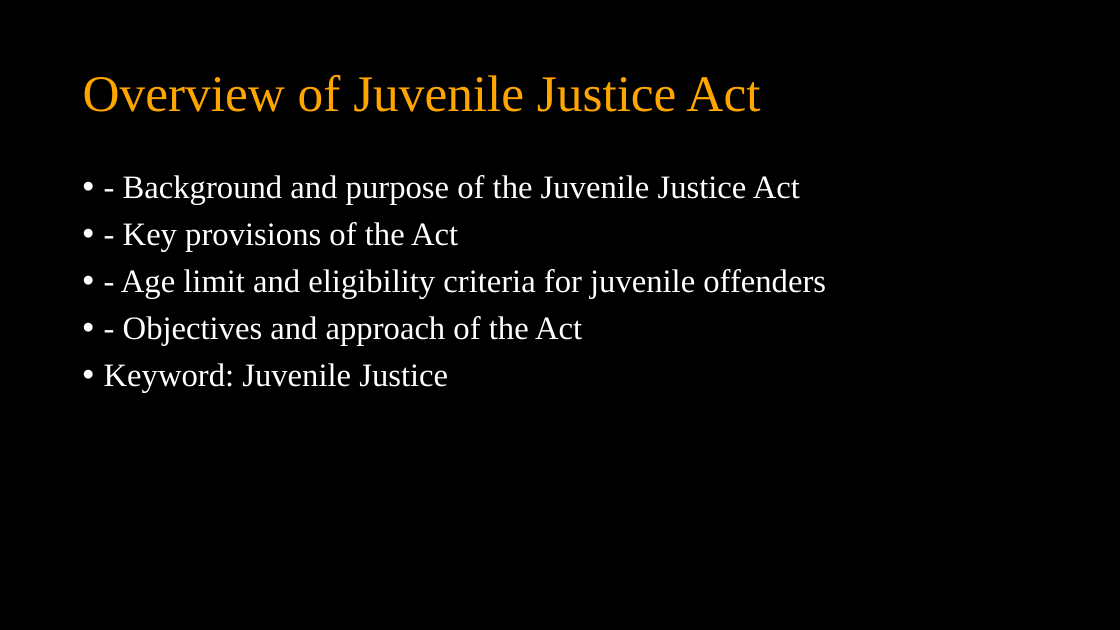
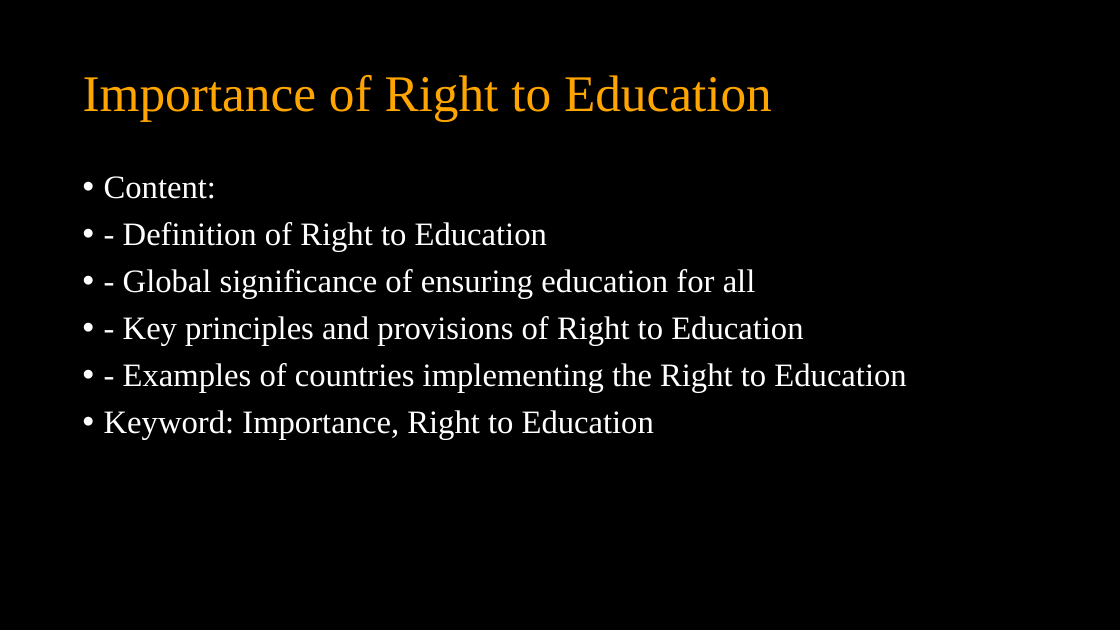
Before and after one commit to quirkycoder6/Rights-Rise2, a slide deck: slide 2 of PowerPoint_Generator/myapp/generated/generated_presentation.pptx. Drawn at 1120x630 pixels with LibreOffice and Linux fonts; fonts in the diff are those of the drawing. Boxes give left, top, right and bottom in pixels: in the first picture for what was removed or moved away, otherwise in the second. Text is boxed around its words. In the diff, an @@ line names an element or a change of style, - is before the commit and + after.

```diff
--- a/PowerPoint_Generator/myapp/generated/generated_presentation.pptx
+++ b/PowerPoint_Generator/myapp/generated/generated_presentation.pptx
@@ title at [83,75,772,121]: text changed @@
-Overview of Juvenile Justice Act
+Importance of Right to Education
@@ text at [104,176,906,439]: text changed @@
-• - Background and purpose of the Juvenile Justice Act
-• - Key provisions of the Act
-• - Age limit and eligibility criteria for juvenile offenders
-• - Objectives and approach of the Act
-• Keyword: Juvenile Justice
+• Content:
+• - Definition of Right to Education
+• - Global significance of ensuring education for all
+• - Key principles and provisions of Right to Education
+• - Examples of countries implementing the Right to Education
+• Keyword: Importance, Right to Education
```
Also in this commit, not shown: 2 other slides changed, 1 slide added, 10 other files.
